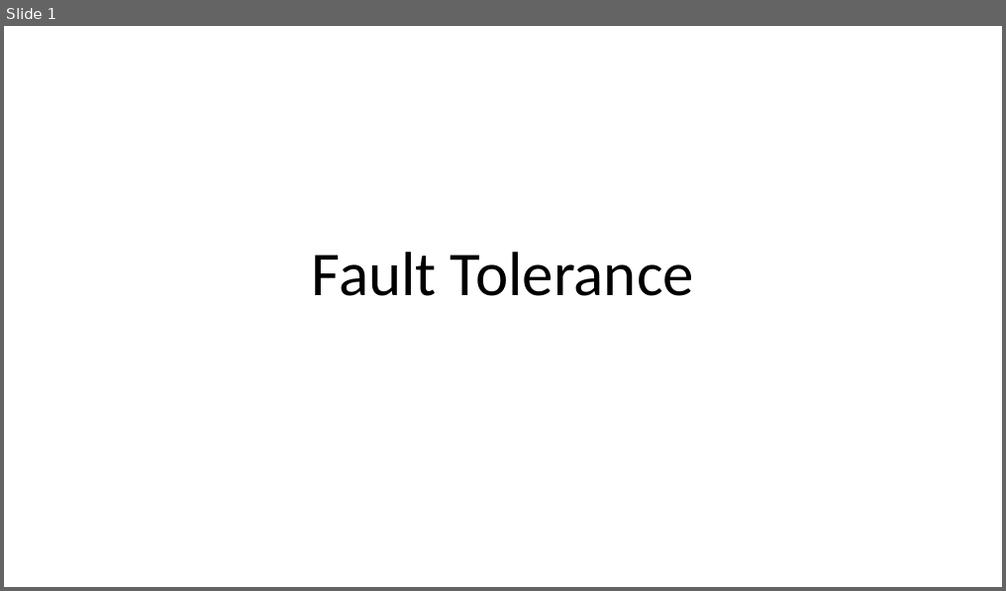
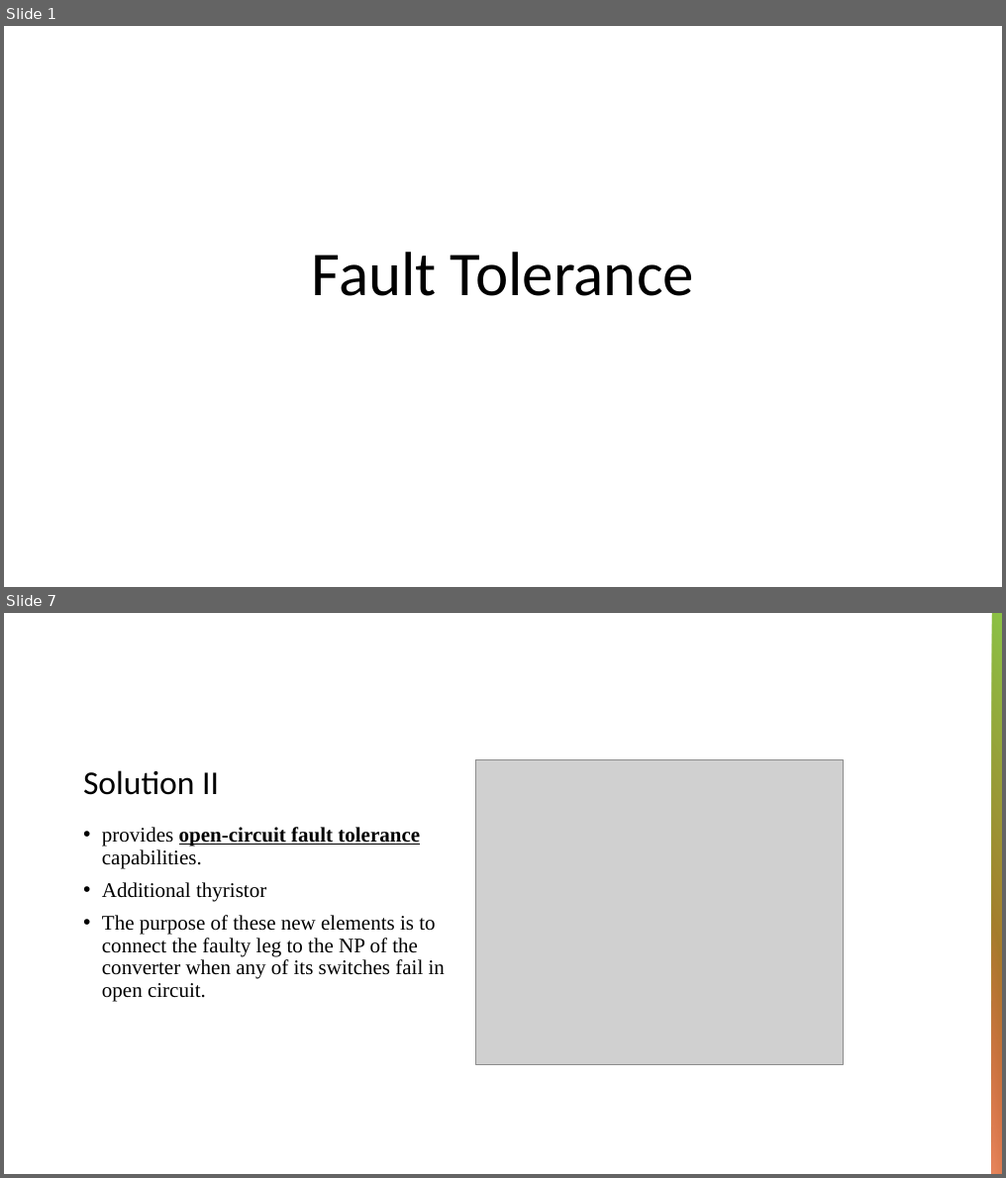
Before and after one commit to ahmetcan-akuz/Thesis, a slide deck: Reports/Fault_Tolerance.pptx. Shown one above the other, each under a label of ours: slide 1 before the commit, slides 1 and 7 after it; the slides between them are not shown. The pictures are 1006x591 and 1006x1178 pixels, drawn with LibreOffice and Linux fonts; fonts in the diff are those of the drawing; grey boxes stand for pictures. Boxes give left, top, right and bottom in pixels: in the first picture for what was removed or moved away, otherwise in the second. Text is boxed around its words. In the diff, an @@ line names an element or a change of style, - is before the commit and + after.

Commit message:
Fault Tolerance Güncellemeler

```diff
--- a/Reports/Fault_Tolerance.pptx
+++ b/Reports/Fault_Tolerance.pptx
@@ slide 7 added at [4,613,1002,1174], background #FFFFFF @@
@@ rectangle added at [992,613,1002,1174], fill gradient #8BC145 to #B74919 @@
@@ picture added at [475,760,844,1064] @@
@@ title added at [83,770,219,795], 32 pt, text #000000 @@
+Solution II
@@ text added at [102,827,445,1002], 20 pt, text #000000 @@
+• provides open-circuit fault tolerance capabilities.
+• Additional thyristor
+• The purpose of these new elements is to connect the faulty leg to the NP of the converter when any of its switches fail in open circuit.
@@ rectangle added at [992,902,1002,1174], fill gradient #E98960 @@
```
Also in this commit, not shown: 2 slides changed, 4 other slides added, 1 slide removed, 4 other files.
